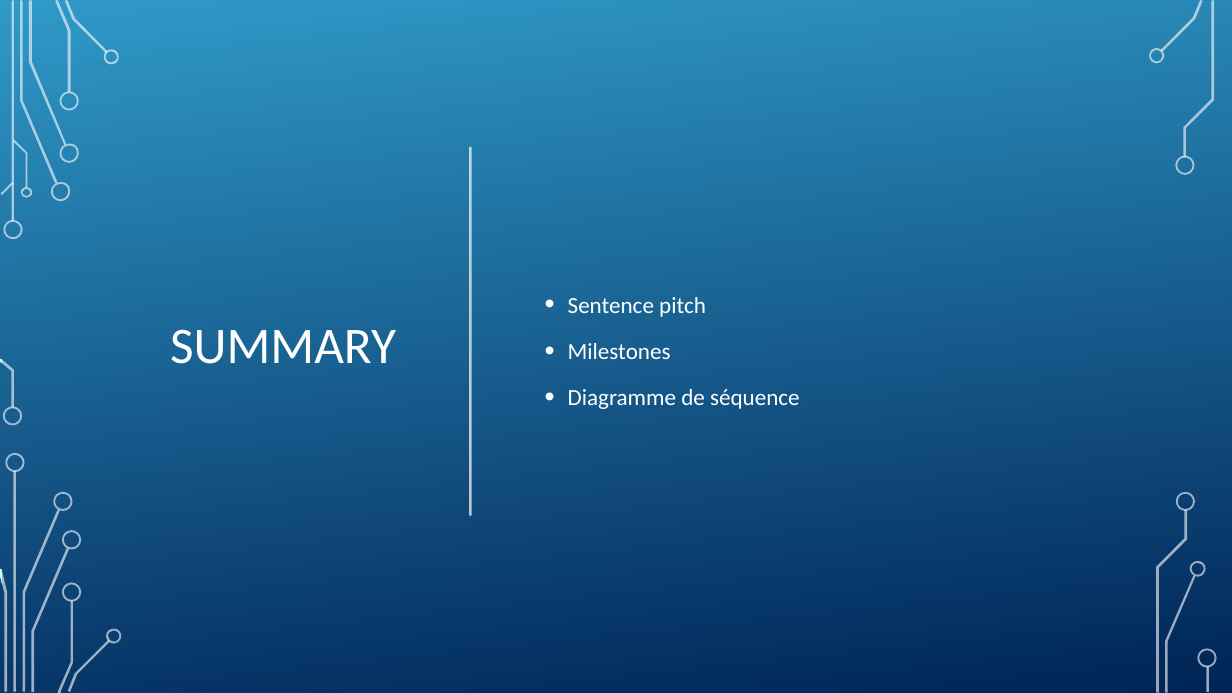
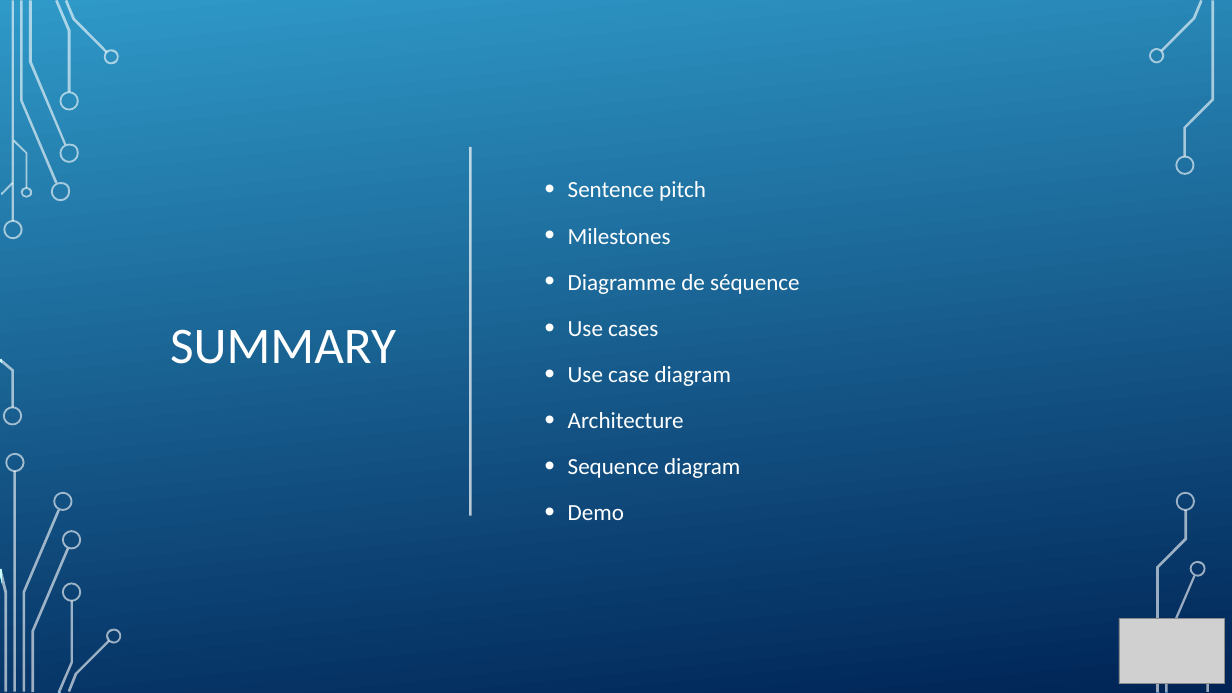
Before and after one commit to ahadhri90/VirtualTag, a slide deck: slide 2 of Projet Virtual Tag.pptx. Drawn at 1232x693 pixels with LibreOffice and Linux fonts; fonts in the diff are those of the drawing; grey boxes stand for pictures; background and template pictures are left out. Boxes give left, top, right and bottom in pixels: in the first picture for what was removed or moved away, otherwise in the second. Text is boxed around its words. In the diff, an @@ line names an element or a change of style, - is before the commit and + after.

```diff
--- a/Projet Virtual Tag.pptx
+++ b/Projet Virtual Tag.pptx
@@ text at [568, 321, 740, 520]: paragraphs added @@
+• Use cases
+• Use case diagram
+• Architecture
+• Sequence diagram
+• Demo
@@ picture added at [1119, 619, 1225, 685] @@
@@ freeform shape removed at [1198, 649, 1217, 668] @@
@@ freeform shape removed at [1198, 649, 1217, 668] @@
```
Also in this commit, not shown: 15 other slides changed, 1 slide removed.
